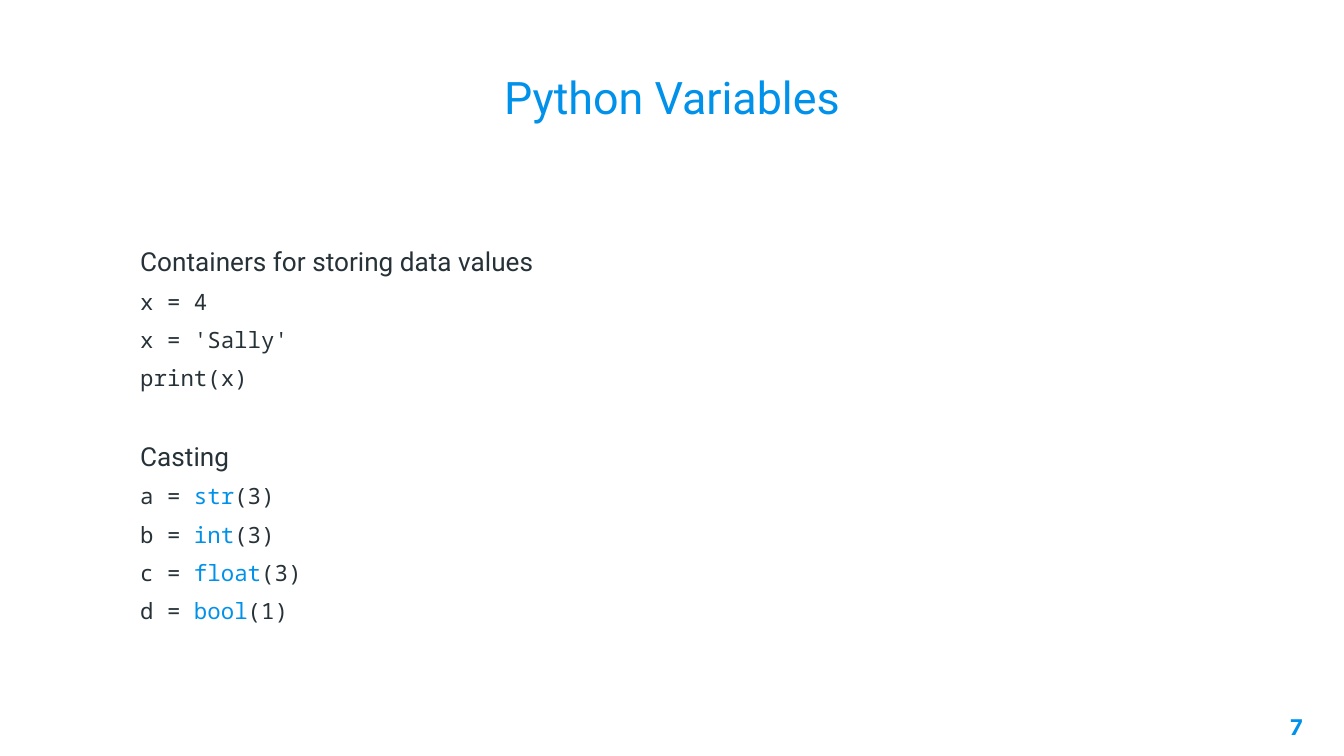
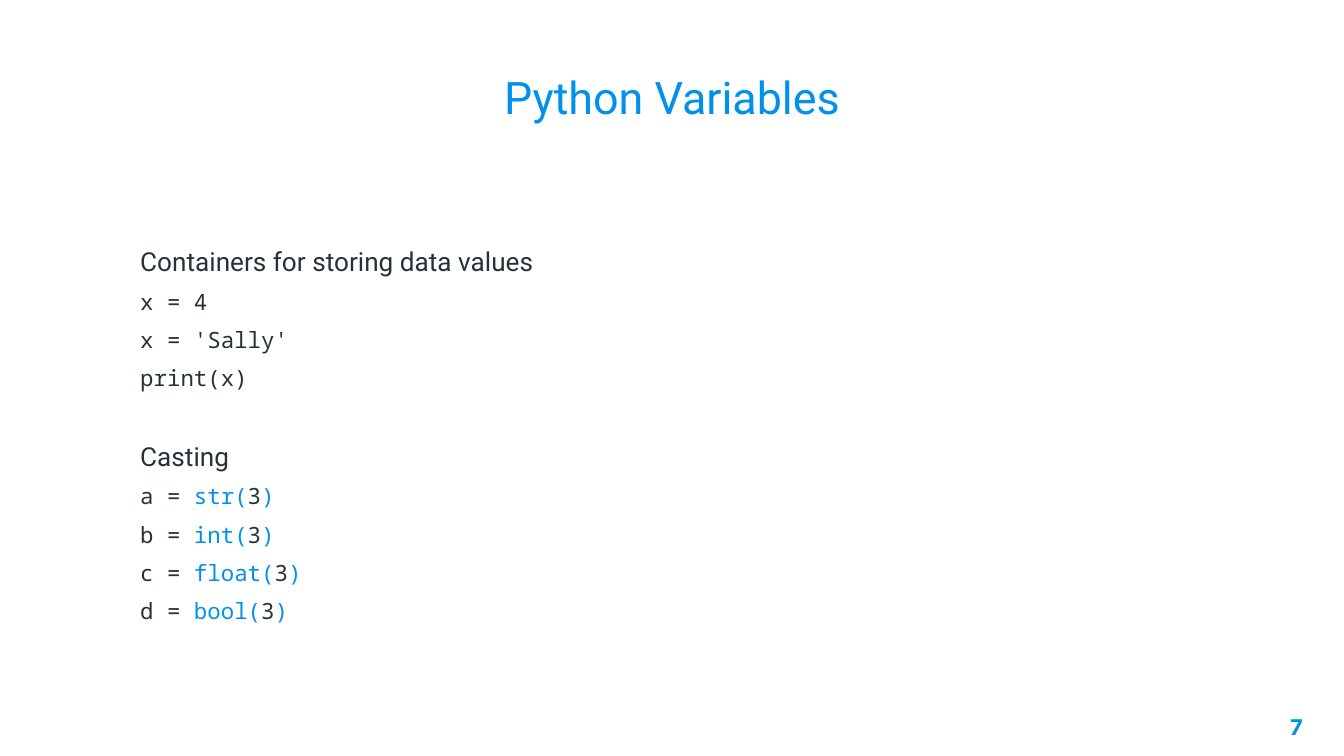
Before and after one commit to AleeRezaa/learn-python, a slide deck: slide 7 of Python.pptx. Drawn at 1344x756 pixels with LibreOffice and Linux fonts; fonts in the diff are those of the drawing; background and template pictures are left out. Boxes give left, top, right and bottom in pixels: in the first picture for what was removed or moved away, otherwise in the second. Text is boxed around its words. In the diff, an @@ line names an element or a change of style, - is before the commit and + after.

```diff
--- a/Python.pptx
+++ b/Python.pptx
@@ text at [140, 488, 302, 585]: text colour #263238 to #0091EA in "str(3)", "int(3)", "float(3)" @@
@@ text at [140, 602, 288, 623]: text changed; text colour #263238 to #0091EA @@
-d = bool(1)
+d = bool(3)
```
Also in this commit, not shown: 5 other slides changed, 2 slides added, 1 other file.
